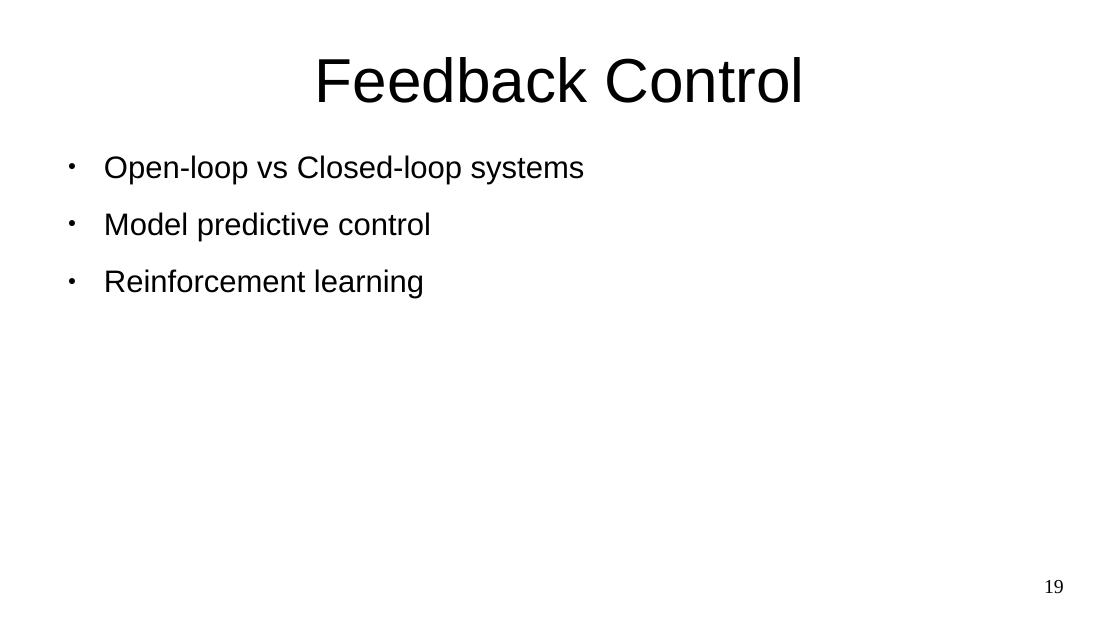
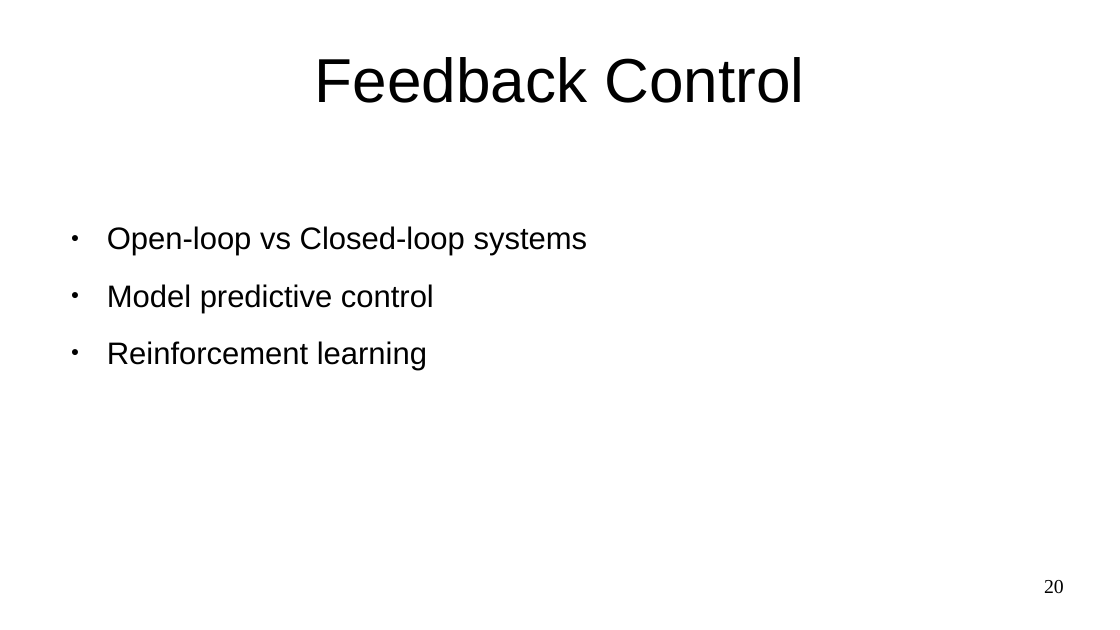
Before and after one commit to ajrox090/PhysicsGym, a slide deck: slide 20 of presentation/presentation.odp (slide 19 before the commit). Drawn at 1120x630 pixels with LibreOffice and Linux fonts; fonts in the diff are those of the drawing. Boxes give left, top, right and bottom in pixels: in the first picture for what was removed or moved away, otherwise in the second. Text is boxed around its words. In the diff, an @@ line names an element or a change of style, - is before the commit and + after.

Commit message:
presentation

```diff
--- a/presentation/presentation.odp
+++ b/presentation/presentation.odp
@@ text "Open-loop vs Closed-loop systems": place and size @@
-text "Open-loop vs Closed-loop systems" at [104, 155, 585, 299]
+text "Open-loop vs Closed-loop systems" at [107, 226, 588, 370]
@@ page number at [1044, 580, 1064, 594]: text changed @@
-19
+20
```
Also in this commit, not shown: 1 slide added.
